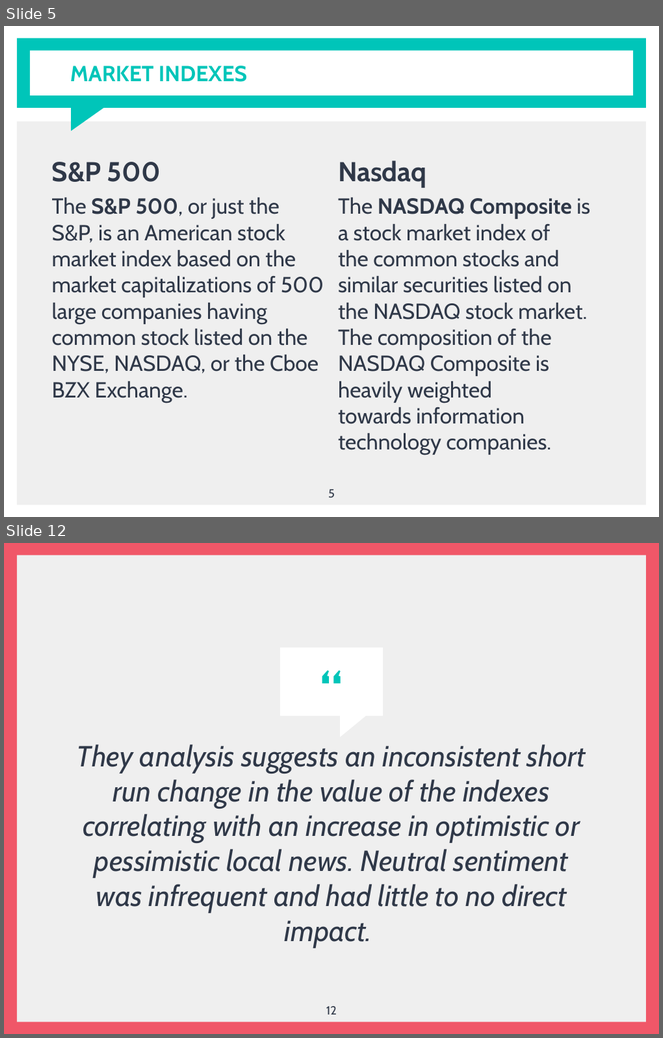
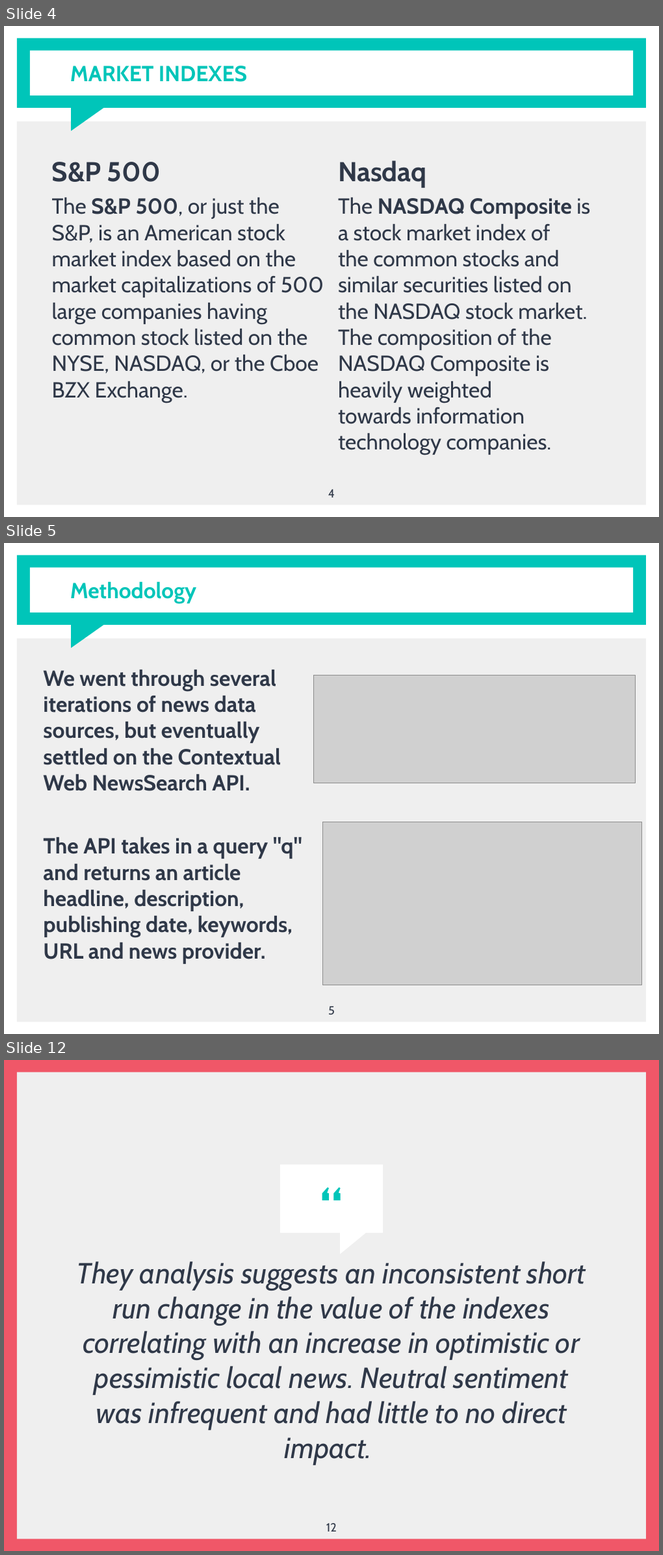
Before and after one commit to jsialcalde/news_project, a slide deck: News Project Presentation.pptx. Shown one above the other, each under a label of ours: slides 5 and 12 before the commit, slides 4, 5 and 12 after it; the slides between them are not shown. The pictures are 663x1038 and 663x1555 pixels, drawn with LibreOffice and Linux fonts; fonts in the diff are those of the drawing; grey boxes stand for pictures. Boxes give left, top, right and bottom in pixels: in the first picture for what was removed or moved away, otherwise in the second. Text is boxed around its words. In the diff, an @@ line names an element or a change of style, - is before the commit and + after.

```diff
--- a/News Project Presentation.pptx
+++ b/News Project Presentation.pptx
@@ slide 5 added at (4, 543, 659, 1034), background #FFFFFF; not listed: 4 template elements that a slide beside it also shows @@
@@ title added at (70, 581, 196, 603), 24 pt, text #00C5B9, bold @@
+Methodology
@@ text added at (43, 670, 302, 964), 24 pt, text #2F3848, bold @@
+We went through several iterations of news data sources, but eventually settled on the Contextual Web NewsSearch API.
+The API takes in a query "q" and returns an article headline, description, publishing date, keywords, URL and news provider.
@@ picture added at (313, 676, 636, 783) @@
@@ picture added at (323, 823, 642, 986) @@
@@ page number added at (328, 1006, 335, 1015), 13 pt, text #2F3848 @@
+5
@@ what was slide 5 is now slide 4 @@
@@ page number at (328, 489, 335, 498): text changed @@
-5
+4
```
Also in this commit, not shown: 1 slide changed, 5 other slides added, 6 slides removed.
